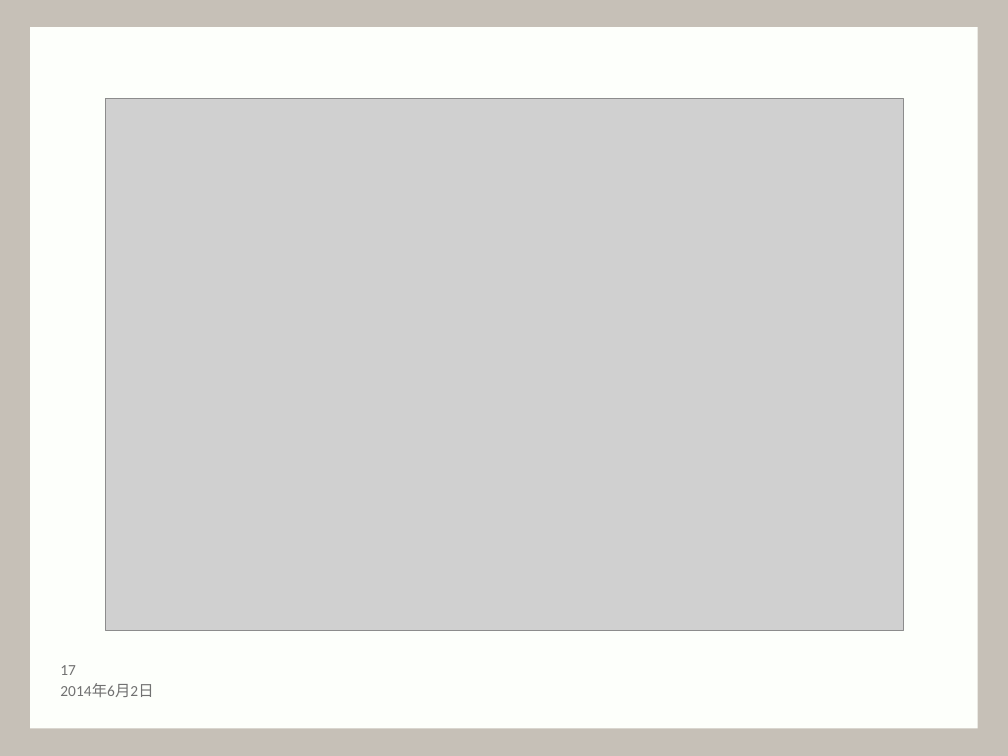
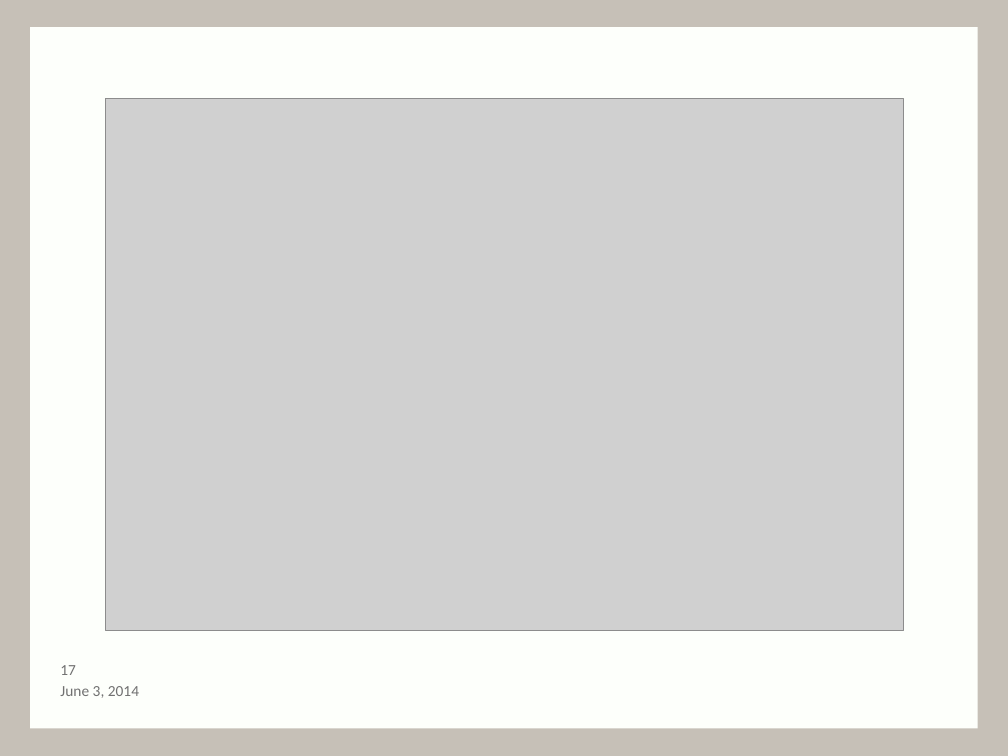
Before and after one commit to MartinGuyer/Project3ML, a slide deck: slide 18 of Presentation/presentation-draft.pptx. Drawn at 1008x756 pixels with LibreOffice and Linux fonts; fonts in the diff are those of the drawing; grey boxes stand for pictures; background and template pictures are left out. Boxes give left, top, right and bottom in pixels: in the first picture for what was removed or moved away, otherwise in the second. Text is boxed around its words. In the diff, an @@ line names an element or a change of style, - is before the commit and + after.

```diff
--- a/Presentation/presentation-draft.pptx
+++ b/Presentation/presentation-draft.pptx
@@ text at [60,686,139,698]: text changed @@
-2014年6月2日
+June 3, 2014
```
Also in this commit, not shown: 16 other slides changed.
